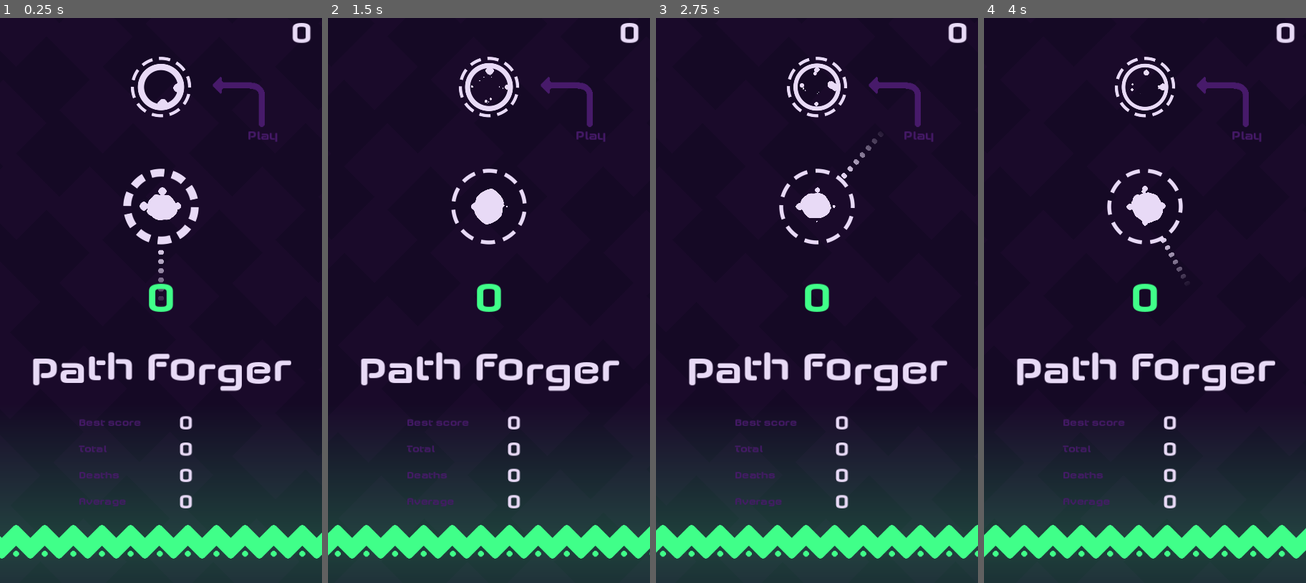
Above: before the commit, frames 1-4 (left to right).
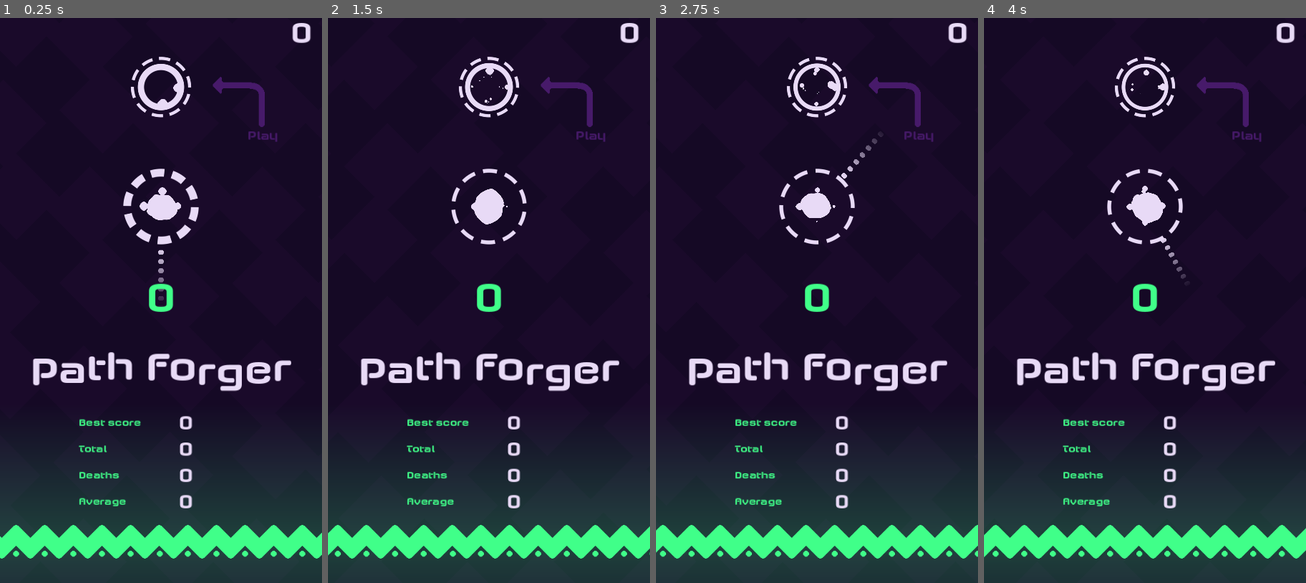
Above: after the commit, the same moments.

Repository: FrancoYudica/PathForger-GodotWildJam-04-2024
Game: Godot game, scene res://levels/level.tscn
Two runs of this game, one before a commit and one after it. Both use one fixed random seed, a clock stepped at 60 frames per second and the inputs below.
Inputs (mouse positions are in pixels of both pictures, inside the frame that each line leads up to):
- Up to frame 1 (0.25 s): no input
- Up to frame 2 (1.5 s): tap Enter (ui_accept) at 0.5, 0.77 s; move the mouse to (559, 266) at 0.52 s; press the mouse at (559, 266) at 0.53 s; hold D 0.53-1.28 s; move the mouse to (424, 323) at 1.27 s; release the mouse at (424, 323) at 1.28 s; hold S from 1.28 s (still down); tap F at 1.35 s
- Up to frame 3 (2.75 s): tap Enter (ui_accept) at 1.52 s; move the mouse to (849, 170) at 2.02 s; release S at 2.03 s; hold D from 2.03 s (still down); tap Space at 2.1 s
- Up to frame 4 (4 s): move the mouse to (1128, 413) at 2.77 s; release D at 2.78 s; hold W 2.78-3.53 s; click (1128, 413) at 2.85 s; tap Enter (ui_accept) at 3.02, 3.77 s; move the mouse to (1241, 379) at 3.52 s; hold A from 3.53 s (still down); hold F from 3.53 s (still down)

The runs differ from the first frame. In frame 1, 0.5% of the frame differs, in the area x 24-44%, y 70-87%; in frame 2, 0.5%; in frame 3, 0.5%; in frame 4, 0.5%.

Commit message:
Final game jam version

Diff:
--- a/resources/score_data.tres
+++ b/resources/score_data.tres
@@ -1,4 +1,4 @@
-[gd_resource type="Resource" script_class="ScoreData" load_steps=2 format=3 uid="uid://p8qmxge11ylm"]
+[gd_resource type="Resource" script_class="ScoreData" load_steps=2 format=3]
 
 [ext_resource type="Script" path="res://levels/ScoreData.gd" id="1_ho2u7"]
 
--- a/resources/themes/score_data_labels.tres
+++ b/resources/themes/score_data_labels.tres
@@ -5,7 +5,7 @@
 [sub_resource type="StyleBoxEmpty" id="StyleBoxEmpty_fxtey"]
 
 [resource]
-Label/colors/font_color = Color(0.278431, 0.101961, 0.415686, 1)
+Label/colors/font_color = Color(0.25098, 1, 0.537255, 1)
 Label/colors/font_outline_color = Color(1, 1, 1, 1)
 Label/colors/font_shadow_color = Color(0, 0, 0, 0)
 Label/constants/line_spacing = 3
Binary file added: art/itch_page/path_forger_icon.aseprite
Binary file added: art/itch_page/path_forger_icon_315x250.png
Binary file added: art/itch_page/screenshots/Screenshot_1.png
Binary file added: art/itch_page/screenshots/Screenshot_2.png
Not shown: 1 places in levels/level.tscn that only renumber resources
